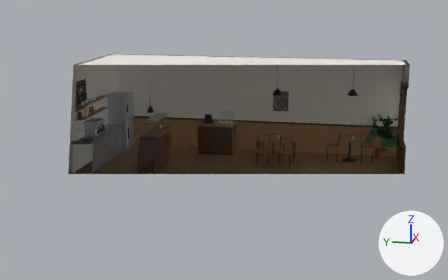
Two versions of the glTF model assets/models/env/second_ai/wz_brunch_interior.glb, one commit apart.
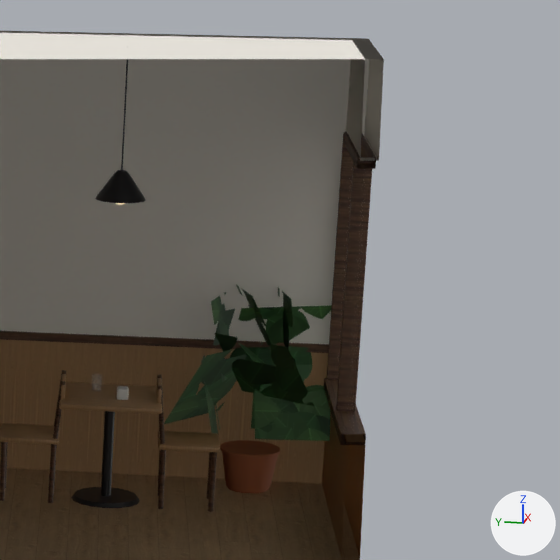
Each version is shown whole from a 50 mm lens placed at (-17.63, -3.18, 5.48), pointed at (-0.04, 0.34, 1.08), then close up on the part from 73% to 100% of the width and 19% to 62% of the height. The lights are fixed; the arrows at lower right show +X, +Y and +Z. The first two pictures are the older version. Everything nearer to the camera than a plane just in front of the edit is cut away. Where no turn or scale is listed for an object, it has been applied to the vertices.

The older version as bpy lines, for what is in view:
```python
me_wzs_leaf = bpy.data.meshes.new('wzs_leaf')
me_wzs_leaf.from_pydata(...)  # 48 vertices, 24 faces; spans x 2.205..3.517, y -4.964..-3.724, z 0.362..1.443
me_wzs_leaf.materials.append(mat_wzs_leaf_broad)
me_wzs_wood_dk = bpy.data.meshes.new('wzs_wood_dk')
me_wzs_wood_dk.from_pydata(...)  # 1328 vertices, 2344 faces; spans x -3.0..3.0, y -4.09..2.95, z 0.0..1.01
me_wzs_wood_dk.materials.append(mat_wzs_wood_dark)
me_wzs_wood_lt = bpy.data.meshes.new('wzs_wood_lt')
me_wzs_wood_lt.from_pydata(...)  # 2184 vertices, 4212 faces; spans x -3.03..3.02, y -4.11..4.88, z 0.08..1.98
me_wzs_wood_lt.materials.append(mat_wzs_wood_light)
ob_wzs_leaf = bpy.data.objects.new('wzs_leaf', me_wzs_leaf)
ob_wzs_leaf.location = (0.0, 0.0, 0.0)
ob_wzs_wood_dk = bpy.data.objects.new('wzs_wood_dk', me_wzs_wood_dk)
ob_wzs_wood_dk.location = (0.0, 0.0, 0.0)
ob_wzs_wood_lt = bpy.data.objects.new('wzs_wood_lt', me_wzs_wood_lt)
ob_wzs_wood_lt.location = (0.0, 0.0, 0.0)
# also in view: 'WALL_front_front_wood_lt' at (0.0, -4.94, 0.5); 'wzs_floor' at (0.0, 0.0, -0.01); 'WALL_right_right_wood_dk' at (3.12, 0.0, 1.52); 'wzs_black' at (-0.16, 0.6, 1.6); 'WALL_right_right_paint' at (3.14, 0.0, 2.1)
```
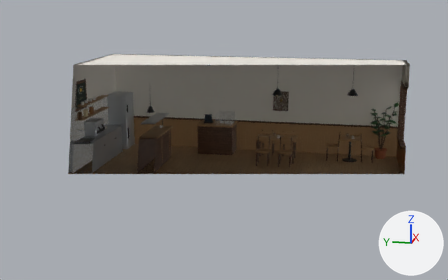
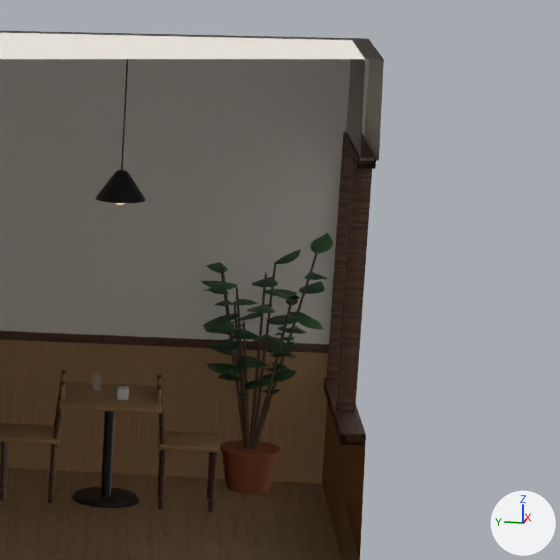
The change, as a diff of the scene's bpy script:
```diff
--- a/assets/models/env/second_ai/wz_brunch_interior.glb.py
+++ b/assets/models/env/second_ai/wz_brunch_interior.glb.py
@@ mat_wzs_pl_leaf_mid @@
+mat_wzs_pl_leaf_mid = principled_material('wzs_pl_leaf_mid')
+mat_wzs_pl_leaf_mid.base_color = (0.0497, 0.144, 0.0423)  # dark green #3f6a3a
+mat_wzs_pl_leaf_mid.roughness = 0.42
@@ mat_wzs_pl_leaf_dark @@
+mat_wzs_pl_leaf_dark = principled_material('wzs_pl_leaf_dark')
+mat_wzs_pl_leaf_dark.base_color = (0.0284, 0.0823, 0.0296)  # dark green #2f5130
+mat_wzs_pl_leaf_dark.roughness = 0.42
@@ mat_wzs_pl_bark @@
+mat_wzs_pl_bark = principled_material('wzs_pl_bark')
+mat_wzs_pl_bark.base_color = (0.144, 0.0931, 0.0578)  # brown #6a5644
+mat_wzs_pl_bark.roughness = 0.9
@@ me_wzs_pl_leaf_mid @@
+me_wzs_pl_leaf_mid.from_pydata(...)  # 486 vertices, 594 faces; spans x 2.433..3.275, y -4.834..-3.927, z 0.693..1.85
+me_wzs_pl_leaf_mid.materials.append(mat_wzs_pl_leaf_mid)  # dark green #3f6a3a
@@ me_wzs_pl_leaf_dark @@
+me_wzs_pl_leaf_dark.from_pydata(...)  # 828 vertices, 1012 faces; spans x 2.426..3.243, y -4.799..-3.956, z 0.724..1.612
+me_wzs_pl_leaf_dark.materials.append(mat_wzs_pl_leaf_dark)  # dark green #2f5130
@@ me_wzs_pl_bark @@
+me_wzs_pl_bark.from_pydata(...)  # 100 vertices, 160 faces; spans x 2.555..3.198, y -4.725..-4.082, z 0.277..1.729
+me_wzs_pl_bark.materials.append(mat_wzs_pl_bark)  # brown #6a5644
@@ ob_wzs_leaf @@
-ob_wzs_leaf = bpy.data.objects.new('wzs_leaf', me_wzs_leaf)
-ob_wzs_leaf.location = (0.0, 0.0, 0.0)
@@ ob_wzs_pl_leaf_mid @@
+ob_wzs_pl_leaf_mid = bpy.data.objects.new('wzs_pl_leaf_mid', me_wzs_pl_leaf_mid)
+ob_wzs_pl_leaf_mid.location = (0.0, 0.0, 0.0)
@@ ob_wzs_pl_leaf_dark @@
+ob_wzs_pl_leaf_dark = bpy.data.objects.new('wzs_pl_leaf_dark', me_wzs_pl_leaf_dark)
+ob_wzs_pl_leaf_dark.location = (0.0, 0.0, 0.0)
@@ ob_wzs_pl_bark @@
+ob_wzs_pl_bark = bpy.data.objects.new('wzs_pl_bark', me_wzs_pl_bark)
+ob_wzs_pl_bark.location = (0.0, 0.0, 0.0)
```

Boxes [x1, y1, x2, y2] around the edits, measured in the close-ups (560 x 560 px):
'wzs_leaf', deleted
    before: [164, 285, 332, 441]
'wzs_pl_leaf_mid', added
    after: [201, 233, 333, 396]
'wzs_pl_leaf_dark', added
    after: [203, 265, 328, 394]
'wzs_pl_bark', added
    after: [221, 254, 317, 449]
